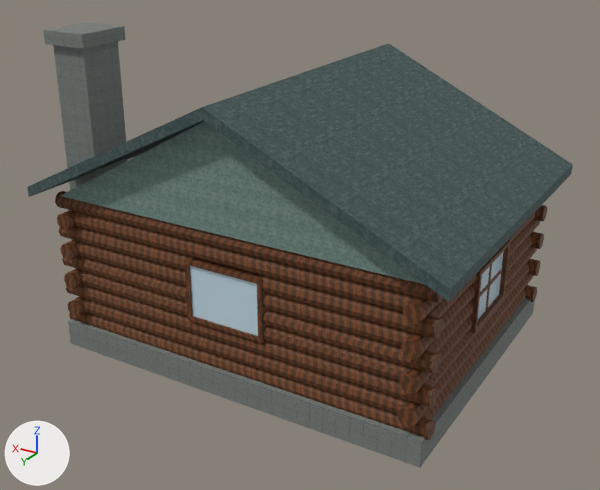
Renders of the Blender file environment_model.blend/log_cabin.blend from each side of a commit.
The view is the same before and after, from a camera (50 mm lens) standing at (-7.59, 13.05, 7.93) and looking at (-0.01, 0.41, 1.61). Every picture has the same lights, and +X, +Y and +Z are marked at lower left. The first picture is the older version.

Objects in the first picture: 'Chimney', 'Chimney_Cap', 'Foundation', 'Gable_Back', 'Roof_Sloped_East', 'Roof_Sloped_West', 'Wall_Exterior_East', 'Wall_Exterior_North', 'Wall_Exterior_South', 'Wall_Exterior_West', 'Window_Frame_Back', 'Window_Frame_West', 'Window_Glass_Back', 'Window_Glass_West'.
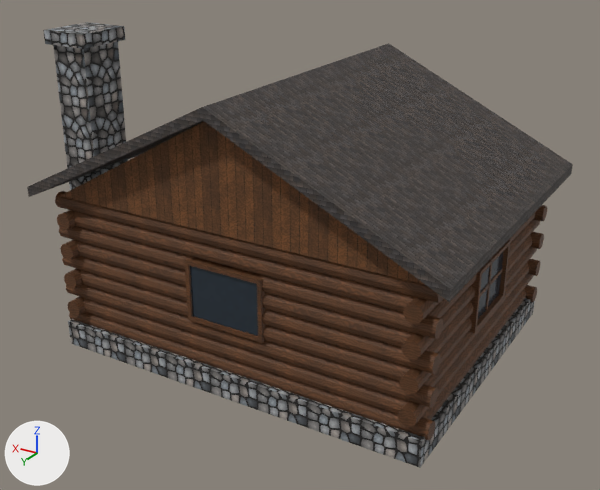
What differs and where, as boxes (x1, y1, x2, y2) in the pictures (600 x 490 px; the box of a moved part takes in the faces that stretch with it):
```json
{"object": "Roof_Sloped_West", "change": "surface changed", "before": [202, 43, 573, 302], "after": [202, 43, 573, 302]}
{"object": "Wall_Exterior_North", "change": "surface changed", "before": [58, 191, 443, 440], "after": [58, 191, 443, 440]}
{"object": "Gable_Back", "change": "surface changed", "before": [61, 121, 425, 285], "after": [61, 121, 425, 285], "on screen": "green to brown"}
{"object": "Foundation", "change": "surface changed", "before": [68, 298, 535, 468], "after": [68, 298, 535, 468]}
{"object": "Wall_Exterior_West", "change": "surface changed", "before": [398, 212, 536, 427], "after": [398, 212, 536, 427]}
{"object": "Chimney", "change": "surface changed", "before": [53, 42, 128, 190], "after": [53, 42, 128, 190]}
{"object": "Window_Glass_Back", "change": "surface changed", "before": [190, 266, 258, 336], "after": [190, 266, 258, 336], "on screen": "pale blue to black"}
{"object": "Roof_Sloped_East", "change": "surface changed", "before": [27, 107, 204, 197], "after": [27, 107, 204, 197]}
{"object": "Chimney_Cap", "change": "surface changed", "before": [43, 22, 125, 49], "after": [43, 22, 125, 49]}
{"object": "Window_Glass_West", "change": "surface changed", "before": [478, 251, 504, 319], "after": [478, 251, 504, 319], "on screen": "pale blue to grey"}
{"part": 2, "of": "me_window_frame_back_001", "change": "moved or reshaped", "before": [185, 257, 266, 343], "after": [185, 257, 266, 343]}
```

The change, as JSON lines over the scene's bpy script:
```json
{"op": "add", "block": "img_log_cabin_glass_color_png", "code": ["img_log_cabin_glass_color_png = load_image('log_cabin_glass_color.png', '../Assets/materials/environment/log_cabin_glass_color.png', 512, 512, 'sRGB')"]}
{"op": "add", "block": "img_log_cabin_shingle_color_png", "code": ["img_log_cabin_shingle_color_png = load_image('log_cabin_shingle_color.png', '../Assets/materials/environment/log_cabin_shingle_color.png', 512, 512, 'sRGB')"]}
{"op": "add", "block": "img_log_cabin_plank_color_png", "code": ["img_log_cabin_plank_color_png = load_image('log_cabin_plank_color.png', '../Assets/materials/environment/log_cabin_plank_color.png', 512, 512, 'sRGB')"]}
{"op": "add", "block": "img_log_cabin_logs_color_png", "code": ["img_log_cabin_logs_color_png = load_image('log_cabin_logs_color.png', '../Assets/materials/environment/log_cabin_logs_color.png', 512, 512, 'sRGB')"]}
{"op": "add", "block": "img_log_cabin_pebble_color_png", "code": ["img_log_cabin_pebble_color_png = load_image('log_cabin_pebble_color.png', '../Assets/materials/environment/log_cabin_pebble_color.png', 512, 512, 'sRGB')"]}
{"op": "set", "path": "mat_m_logcabin_stone.texture", "old": "img_concrete_wall_color_png", "new": "img_log_cabin_pebble_color_png"}
{"op": "set", "path": "mat_m_logcabin_logs.texture", "old": "img_shotgun_wood_color_png", "new": "img_log_cabin_logs_color_png"}
{"op": "set", "path": "mat_m_logcabin_gable.texture", "old": "img_house_small_siding_color_png", "new": "img_log_cabin_plank_color_png"}
{"op": "set", "path": "mat_m_logcabin_roof.texture", "old": "img_house_small_roof_color_png", "new": "img_log_cabin_shingle_color_png"}
{"op": "remove", "block": "mat_m_logcabin_glass", "code": "mat_m_logcabin_glass.base_color = (0.55, 0.7, 0.8)  # pale blue #c4dae7"}
{"op": "add", "block": "mat_m_logcabin_glass", "code": "mat_m_logcabin_glass.texture = img_log_cabin_glass_color_png"}
{"block": "me_window_glass_back_001", "where": "me_window_glass_back_001.from_pydata(...)  # 8 vertices, 6 faces; spans x -0.7..0.7, y 2.81..2.89, z 1.0..2.0"}
{"block": "me_window_glass_back_001", "where": "# used by ob_window_glass_back; location = (0.0, 0.0, 0.0)"}
{"block": "me_window_glass_back_001", "where": "# verts and faces of me_window_glass_back_001; kept vertices keep their numbers, new ones are numbered from 8"}
{"block": "me_window_glass_back_001", "where": "# before: 0 (-0.7, 2.81, 1.0), 1 (0.7, 2.81, 1.0), 2 (0.7, 2.89, 1.0) at pixel (192, 316), 3 (-0.7, 2.89, 1.0), 4 (-0.7, 2.81, 2.0)"}
{"block": "me_window_glass_back_001", "where": "# before: 5 (0.7, 2.81, 2.0), 6 (0.7, 2.89, 2.0), 7 (-0.7, 2.89, 2.0)"}
{"block": "me_window_glass_back_001", "change": "me_window_glass_back_001 part 1"}
{"op": "add", "block": "me_window_glass_back_001", "code": "delete_faces([(0, 1, 2, 3), (4, 7, 6, 5), (0, 4, 5, 1), (1, 5, 6, 2), (2, 6, 7, 3), (0, 3, 7, 4)])"}
{"op": "add", "block": "me_window_glass_back_001", "code": "faces += [(0, 3, 2, 1), (4, 5, 6, 7), (0, 1, 5, 4), (1, 2, 6, 5), (2, 3, 7, 6), (0, 4, 7, 3)]"}
{"block": "me_window_frame_back_001", "where": "me_window_frame_back_001.from_pydata(...)  # 48 vertices, 36 faces; spans x -0.78..0.78, y 2.73..2.93, z 0.92..2.08"}
{"block": "me_window_frame_back_001", "where": "# used by ob_window_frame_back; location = (0.0, 0.0, 0.0)"}
{"block": "me_window_frame_back_001", "change": "me_window_frame_back_001 part 2"}
{"block": "me_window_frame_back_001", "change": "36 faces are deleted"}
{"block": "me_window_frame_back_001", "change": "36 new faces join them"}
```
